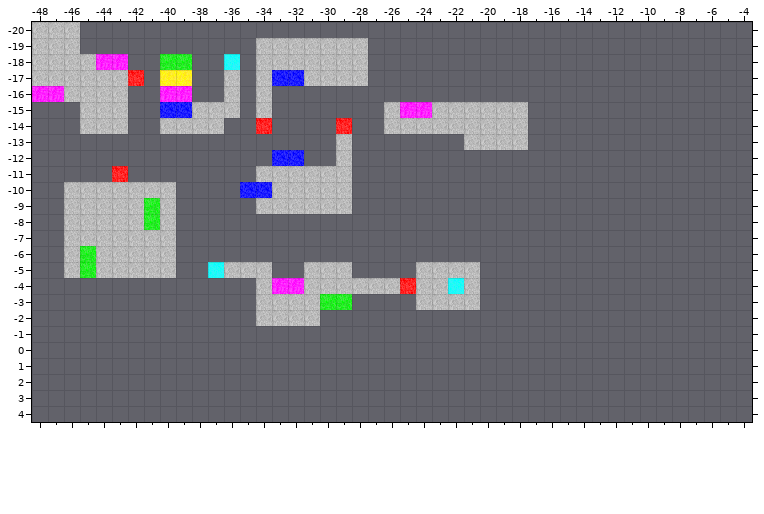
Tiled map -- tiled/luanti_sokoblox_map.tmx. Above: the version before the commit.
Cells are 32x32 px. Shown: x -48..-4, y -20..4.
After:
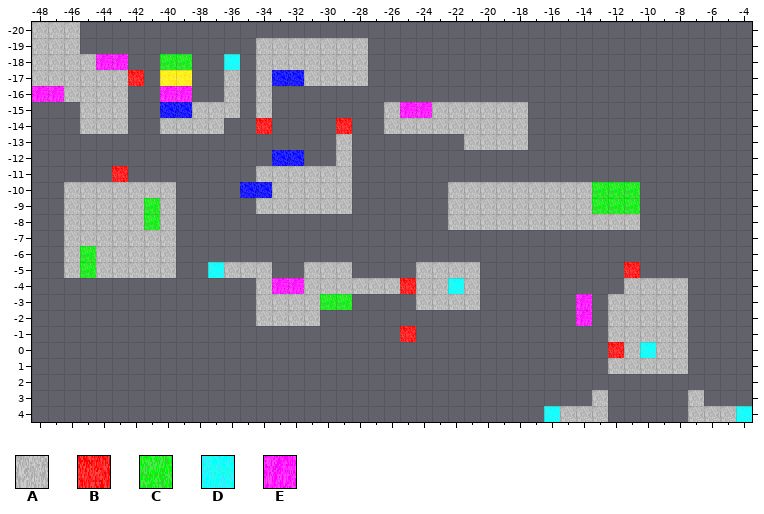
Key: from "sokoblox_luanti": A 0 "sokoblox_stone", B 7 "sokoblox_red", C 8 "sokoblox_green", D 10 "sokoblox_cyan", E 11 "sokoblox_magenta".
_ is an empty cell, . an unchanged one.
Diff:
--- layer "Tile Layer 1"
@@ x -22..-11 @@
--10 ____________
- -9 ____________
- -8 ____________
+-10 AAAAAAAAACCC
+ -9 AAAAAAAAACCC
+ -8 AAAAAAAAAAAA
@@ x -25..-8 @@
- -5 .............._...
- -4 ..............____
- -3 ..........._._____
- -2 ..........._._____
- -1 _............_____
-  0 ............._____
-  1 ............._____
+ -5 ..............B...
+ -4 ..............AAAA
+ -3 ...........E.AAAAA
+ -2 ...........E.AAAAA
+ -1 B............AAAAA
+  0 .............BADAA
+  1 .............AAAAA
@@ x -16..-4 @@
-  3 ..._....._...
-  4 ____.....____
+  3 ...A.....A...
+  4 DAAA.....AAAD
Changed places in both pictures, as pixel boxes (x1, y1, x2, y2):
added: (448, 182, 640, 230)
added: (608, 262, 688, 374)
added: (576, 294, 592, 326)
added: (400, 326, 416, 342)
added: (544, 390, 608, 422)
added: (688, 390, 752, 422)
